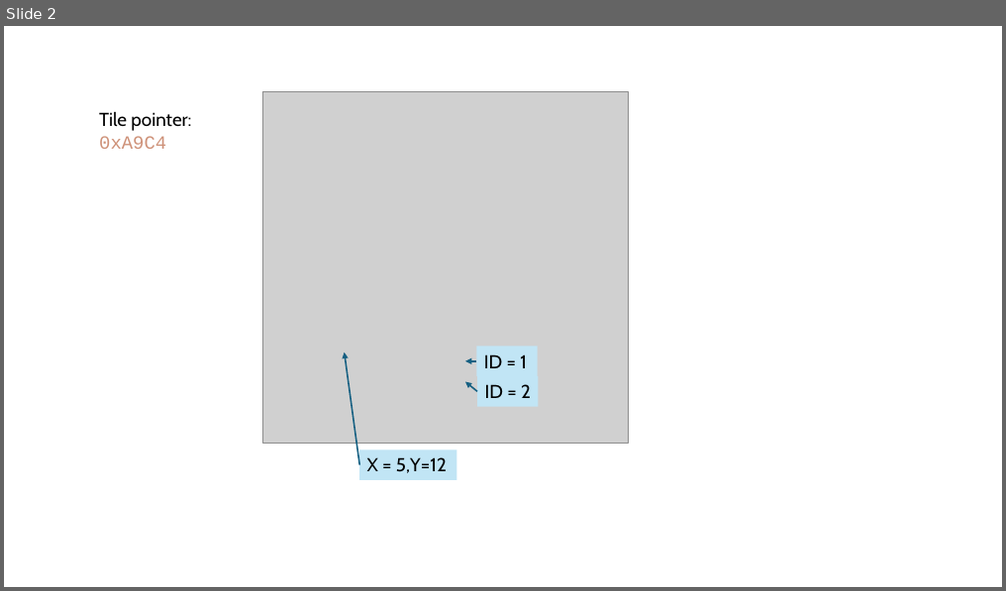
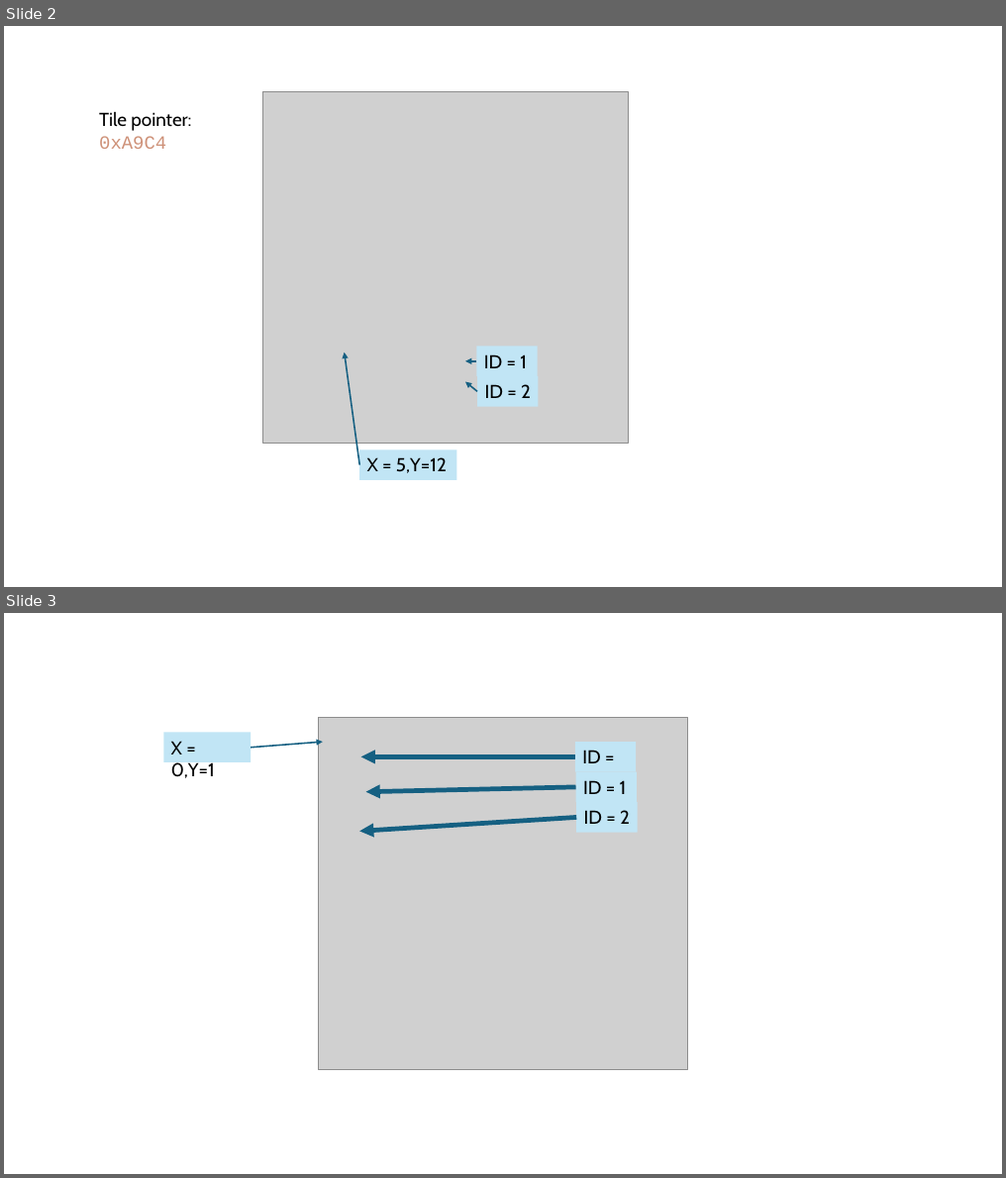
Before and after one commit to irdof321/pokemon-yellow-bot, a slide deck: doc/menu.pptx. Shown one above the other, each under a label of ours: slide 2 before the commit, slides 2 and 3 after it. The pictures are 1006x591 and 1006x1178 pixels, drawn with LibreOffice and Linux fonts; fonts in the diff are those of the drawing; grey boxes stand for pictures. Boxes give left, top, right and bottom in pixels: in the first picture for what was removed or moved away, otherwise in the second. Text is boxed around its words. In the diff, an @@ line names an element or a change of style, - is before the commit and + after.

```diff
--- a/doc/menu.pptx
+++ b/doc/menu.pptx
@@ slide 3 added at (x1=4, y1=613, x2=1002, y2=1174), background #FFFFFF @@
@@ picture added at (x1=319, y1=718, x2=688, y2=1069) @@
@@ rectangle added at (x1=163, y1=732, x2=251, y2=761), fill #C1E5F5, 18 pt, text #000000 @@
+X = 0,Y=1
@@ arrow added from (252, 748) to (323, 742), #156082 1.5 pt @@
@@ arrow added from (575, 757) to (361, 757), #156082 4.5 pt @@
@@ rectangle added at (x1=575, y1=742, x2=636, y2=771), fill #C1E5F5, 18 pt, text #000000 @@
+ID = 0
@@ arrow added from (576, 787) to (366, 792), #156082 4.5 pt @@
@@ rectangle added at (x1=576, y1=772, x2=637, y2=802), fill #C1E5F5, 18 pt, text #000000 @@
+ID = 1
@@ arrow added from (576, 817) to (359, 832), #156082 4.5 pt @@
@@ rectangle added at (x1=576, y1=802, x2=638, y2=833), fill #C1E5F5, 18 pt, text #000000 @@
+ID = 2
```
Also in this commit, not shown: 2 other slides added, 12 other files.
